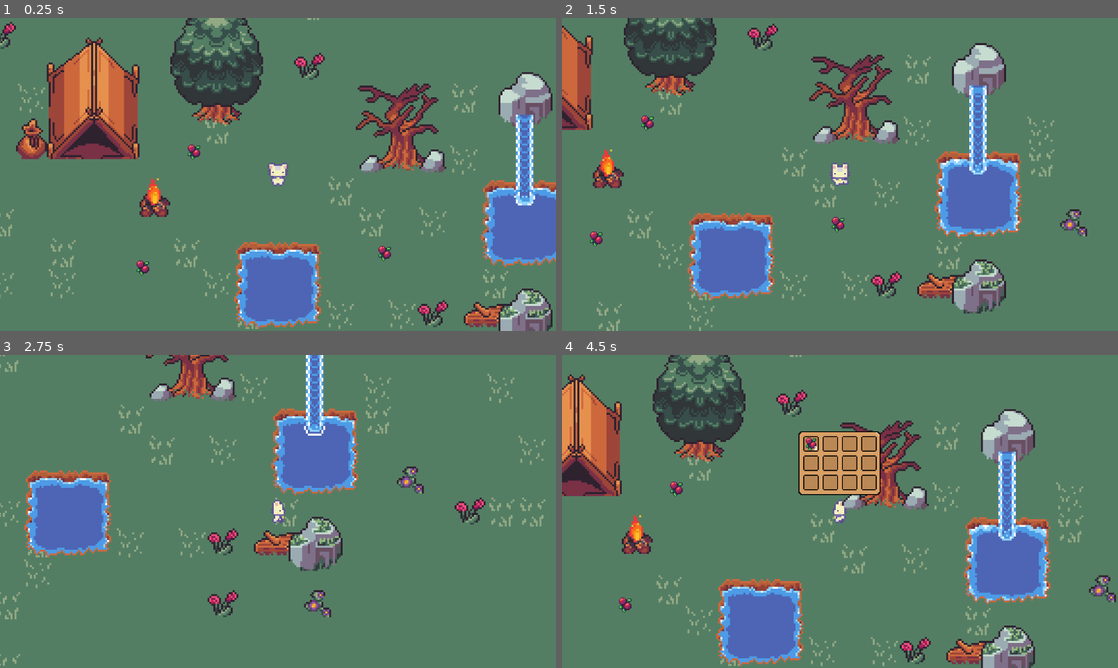
Above: before the commit, frames 1-4 (two rows, left to right).
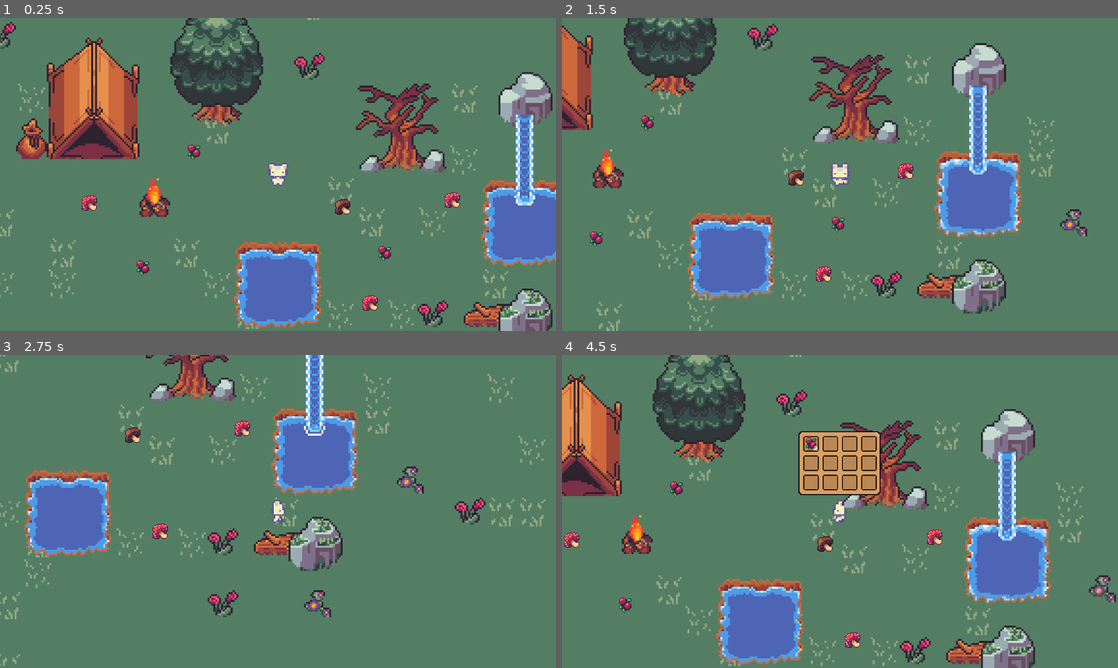
Above: after the commit, the same moments.

Repository: emmadilemma320/EdenEmGame
Game: Godot game, scene res://Scenes/world.tscn
Same seed, same stepped clock (60 frames per second), same inputs: the game is played once before the commit and once after it.
Inputs:
- Up to frame 1 (0.25 s): no input
- Up to frame 2 (1.5 s): hold D (move_right) 0.53-1.28 s; hold S (move_down) from 1.28 s (still down)
- Up to frame 3 (2.75 s): release S (move_down) at 2.03 s; hold D (move_right) from 2.03 s (still down)
- Up to frame 4 (4.5 s): release D (move_right) at 2.78 s; hold W (move_up) 2.78-3.53 s; hold A (move_left) from 3.53 s (still down); tap I (open_inventory) at 4.15 s

The runs differ from the first frame. In frame 1, 0.5% of the frame differs, in the area x 14-83%, y 55-94%; in frame 2, 0.4%; in frame 3, 0.4%; in frame 4, 0.5%.

Commit message:
CollectableItem 2DNode Type
Added a CollectableItem 2DNode Type to make it easier to add collectables, as well as step-by-step instructions on how to add new collectables.

Diff:
--- /dev/null
+++ b/Resources/Inventory/Collectables/amanita.tres
@@ -0,0 +1,15 @@
+[gd_resource type="Resource" script_class="InventoryCollectable" load_steps=4 format=3 uid="uid://nyb6xna0ht8f"]
+
+[ext_resource type="Script" uid="uid://4tdjcv0tju4u" path="res://Scripts/Inventory/inventory_collectable.gd" id="1_joxf1"]
+[ext_resource type="Texture2D" uid="uid://bi1h2daaue5u1" path="res://Assets/Items/Tiny Wonder Forest items&objects/objects.png" id="2_xu7wu"]
+
+[sub_resource type="AtlasTexture" id="AtlasTexture_kygen"]
+atlas = ExtResource("2_xu7wu")
+region = Rect2(64, 32, 18, 18)
+margin = Rect2(1, 1, 0, 0)
+
+[resource]
+script = ExtResource("1_joxf1")
+name = "amanita"
+texture = SubResource("AtlasTexture_kygen")
+metadata/_custom_type_script = "uid://4tdjcv0tju4u"
--- a/Resources/Inventory/Collectables/berry.tres
+++ b/Resources/Inventory/Collectables/berry.tres
@@ -1,15 +1,15 @@
 [gd_resource type="Resource" script_class="InventoryCollectable" load_steps=4 format=3 uid="uid://dd43r8tv6ltxe"]
 
-[ext_resource type="Script" uid="uid://4tdjcv0tju4u" path="res://Scripts/Inventory/inventory_collectable.gd" id="1_5haky"]
-[ext_resource type="Texture2D" uid="uid://bi1h2daaue5u1" path="res://Assets/Items/Tiny Wonder Forest items&objects/objects.png" id="2_5haky"]
+[ext_resource type="Script" uid="uid://4tdjcv0tju4u" path="res://Scripts/Inventory/inventory_collectable.gd" id="1_gmey1"]
+[ext_resource type="Texture2D" uid="uid://bi1h2daaue5u1" path="res://Assets/Items/Tiny Wonder Forest items&objects/objects.png" id="2_4rhjy"]
 
 [sub_resource type="AtlasTexture" id="AtlasTexture_44jky"]
-atlas = ExtResource("2_5haky")
+atlas = ExtResource("2_4rhjy")
 region = Rect2(17, 32, 15, 17)
 margin = Rect2(0, 1, 0, 0)
 
 [resource]
-script = ExtResource("1_5haky")
-name = ""
+script = ExtResource("1_gmey1")
+name = "berry"
 texture = SubResource("AtlasTexture_44jky")
 metadata/_custom_type_script = "uid://4tdjcv0tju4u"
--- /dev/null
+++ b/Resources/Inventory/Collectables/brown_mushroom.tres
@@ -0,0 +1,15 @@
+[gd_resource type="Resource" script_class="InventoryCollectable" load_steps=4 format=3 uid="uid://c0d3t84xdr1mh"]
+
+[ext_resource type="Script" uid="uid://4tdjcv0tju4u" path="res://Scripts/Inventory/inventory_collectable.gd" id="1_184s3"]
+[ext_resource type="Texture2D" uid="uid://bi1h2daaue5u1" path="res://Assets/Items/Tiny Wonder Forest items&objects/objects.png" id="2_2as2n"]
+
+[sub_resource type="AtlasTexture" id="AtlasTexture_r51aw"]
+atlas = ExtResource("2_2as2n")
+region = Rect2(48, 32, 17, 18)
+margin = Rect2(1, 1, 0, 0)
+
+[resource]
+script = ExtResource("1_184s3")
+name = "brown mushroom"
+texture = SubResource("AtlasTexture_r51aw")
+metadata/_custom_type_script = "uid://4tdjcv0tju4u"
--- /dev/null
+++ b/Scenes/Inventory/Collectables/amanita.tscn
@@ -0,0 +1,22 @@
+[gd_scene load_steps=4 format=3 uid="uid://cuvkdvt7q060h"]
+
+[ext_resource type="Script" uid="uid://dvp361th811cc" path="res://Scripts/Inventory/Collectables/amanita.gd" id="1_pb3xs"]
+[ext_resource type="Texture2D" uid="uid://bi1h2daaue5u1" path="res://Assets/Items/Tiny Wonder Forest items&objects/objects.png" id="2_drmfi"]
+
+[sub_resource type="CircleShape2D" id="CircleShape2D_x0a6e"]
+radius = 15.0
+
+[node name="Amanita" type="Area2D"]
+script = ExtResource("1_pb3xs")
+
+[node name="Sprite2D" type="Sprite2D" parent="."]
+position = Vector2(0, 1)
+scale = Vector2(2, 2)
+texture = ExtResource("2_drmfi")
+region_enabled = true
+region_rect = Rect2(64, 32, 16, 16)
+
+[node name="CollisionShape2D" type="CollisionShape2D" parent="."]
+shape = SubResource("CircleShape2D_x0a6e")
+
+[connection signal="body_entered" from="." to="." method="_on_body_entered"]
--- /dev/null
+++ b/Scenes/Inventory/Collectables/brown_mushroom.tscn
@@ -0,0 +1,23 @@
+[gd_scene load_steps=4 format=3 uid="uid://cn57b6aygbfid"]
+
+[ext_resource type="Script" uid="uid://0ejbppbifyc2" path="res://Scripts/Inventory/Collectables/brown_mushroom.gd" id="1_58olg"]
+[ext_resource type="Texture2D" uid="uid://bi1h2daaue5u1" path="res://Assets/Items/Tiny Wonder Forest items&objects/objects.png" id="2_58olg"]
+
+[sub_resource type="CircleShape2D" id="CircleShape2D_mnx8w"]
+radius = 15.0
+
+[node name="BrownMushroom" type="Area2D"]
+script = ExtResource("1_58olg")
+metadata/_custom_type_script = "uid://xj01qcntyrh3"
+
+[node name="Sprite2D" type="Sprite2D" parent="."]
+position = Vector2(0, 1)
+scale = Vector2(2, 2)
+texture = ExtResource("2_58olg")
+region_enabled = true
+region_rect = Rect2(48, 32, 16, 16)
+
+[node name="CollisionShape2D" type="CollisionShape2D" parent="."]
+shape = SubResource("CircleShape2D_mnx8w")
+
+[connection signal="body_entered" from="." to="." method="_on_body_entered"]
--- a/Scenes/Inventory/inventory_ui_slot.tscn
+++ b/Scenes/Inventory/inventory_ui_slot.tscn
@@ -27,6 +27,7 @@
 scale = Vector2(0.85, 0.85)
 
 [node name="stack_count" type="Label" parent="CenterContainer/Panel"]
+visible = false
 custom_minimum_size = Vector2(20, 15)
 layout_mode = 0
 offset_left = -1.0
--- a/Scenes/world.tscn
+++ b/Scenes/world.tscn
@@ -1,8 +1,10 @@
-[gd_scene load_steps=4 format=4 uid="uid://ipbfxfjjual0"]
+[gd_scene load_steps=6 format=4 uid="uid://ipbfxfjjual0"]
 
 [ext_resource type="PackedScene" uid="uid://cgkys2yocbk4n" path="res://Scenes/player.tscn" id="1_a02cp"]
 [ext_resource type="TileSet" uid="uid://qavwmbkuyrlo" path="res://Resources/Ground_Terrain(64x64size).tres" id="1_go701"]
 [ext_resource type="PackedScene" uid="uid://duspkatahqr5f" path="res://Scenes/Inventory/Collectables/berry.tscn" id="3_5a7ea"]
+[ext_resource type="PackedScene" uid="uid://cuvkdvt7q060h" path="res://Scenes/Inventory/Collectables/amanita.tscn" id="4_8j60k"]
+[ext_resource type="PackedScene" uid="uid://cn57b6aygbfid" path="res://Scenes/Inventory/Collectables/brown_mushroom.tscn" id="6_5ukr8"]
 
 [node name="World" type="Node2D"]
 
@@ -28,11 +30,26 @@
 tile_map_data = PackedByteArray("AAALAAUAAAADAAIAAAAMAAYAAAAFAAAAAAAKAAYAAAAEAAAAAAABAAQAAAAGAAYAAAD//wUAAAAJAAgAAAADAAcAAAANAAMAAAAFAAMAAAAAAAUAAAAOAAsAAAAIAAIAAAAPAAsAAAAGAAIAAAA=")
 tile_set = ExtResource("1_go701")
 
-[node name="Berry" parent="." instance=ExtResource("3_5a7ea")]
-position = Vector2(399, 280)
+[node name="Collectables" type="Node2D" parent="."]
+position = Vector2(454, 415)
 
-[node name="Berry2" parent="." instance=ExtResource("3_5a7ea")]
-position = Vector2(794, 490)
+[node name="Berry" parent="Collectables" instance=ExtResource("3_5a7ea")]
+position = Vector2(-55, -135)
 
-[node name="Berry3" parent="." instance=ExtResource("3_5a7ea")]
-position = Vector2(293, 520)
+[node name="Berry2" parent="Collectables" instance=ExtResource("3_5a7ea")]
+position = Vector2(340, 75)
+
+[node name="Berry3" parent="Collectables" instance=ExtResource("3_5a7ea")]
+position = Vector2(-161, 105)
+
+[node name="Amanita" parent="Collectables" instance=ExtResource("4_8j60k")]
+position = Vector2(-271, -30)
+
+[node name="Amanita2" parent="Collectables" instance=ExtResource("4_8j60k")]
+position = Vector2(481, -36)
+
+[node name="Amanita3" parent="Collectables" instance=ExtResource("4_8j60k")]
+position = Vector2(311, 177)
+
+[node name="BrownMushroom" parent="Collectables" instance=ExtResource("6_5ukr8")]
+position = Vector2(254, -22)
--- /dev/null
+++ b/Scripts/Inventory/Collectables/amanita.gd
@@ -0,0 +1,8 @@
+extends Area2D
+
+@export var inventory_self: InventoryCollectable = preload("res://Resources/Inventory/Collectables/amanita.tres")
+
+func _on_body_entered(body: Node2D) -> void:
+	print("i won't have mush-room in my pack!")
+	body.collect(inventory_self)
+	queue_free()
--- /dev/null
+++ b/Scripts/Inventory/Collectables/brown_mushroom.gd
@@ -0,0 +1,5 @@
+extends CollectableItem
+
+func _ready() -> void:
+	inventory_self = preload("res://Resources/Inventory/Collectables/brown_mushroom.tres")
+	collection_message = "brown mushroom"
--- /dev/null
+++ b/Scripts/Inventory/collectable_item.gd
@@ -0,0 +1,10 @@
+class_name CollectableItem extends Area2D
+
+@export var inventory_self: InventoryCollectable
+@export var collection_message: String
+
+
+func _on_body_entered(body: Node2D) -> void:
+	print(collection_message)
+	body.collect(inventory_self)
+	queue_free()
--- a/Scripts/Inventory/inventory.gd
+++ b/Scripts/Inventory/inventory.gd
@@ -17,11 +17,9 @@
 		#		if i > itemslots.size()
 					#break (?)
 		itemslots[0].amount += 1
-		print("added item to existing stack in inventory")
 	else:
 		var emptyslots = slots.filter(func(slot): return slot.item == null) # amount == 0?
 		if !emptyslots.is_empty():
-			print("added item to new stack in inventory")
 			emptyslots[0].item = item
 			emptyslots[0].amount = 1
 		else:
--- a/Scripts/Inventory/inventory_ui.gd
+++ b/Scripts/Inventory/inventory_ui.gd
@@ -22,7 +22,6 @@
 
 func update_slots():
 	for i in range(min(inventory.slots.size(), slots.size())):
-		print("updating slot ", i)
 		slots[i].update(inventory.slots[i])
 
 func open():
--- a/Scripts/Inventory/inventory_ui_slot.gd
+++ b/Scripts/Inventory/inventory_ui_slot.gd
@@ -10,6 +10,6 @@
 	else:
 		item_visual.visible = true
 		item_visual.texture = slot.item.texture
-		#if slot.amount != 1:
-		amount_text.visible = true
-		amount_text.text = str(slot.amount)
+		if slot.amount > 1:
+			amount_text.visible = true
+			amount_text.text = str(slot.amount)
--- a/Scripts/character_body_2d.gd
+++ b/Scripts/character_body_2d.gd
@@ -41,5 +41,4 @@
 	move_and_slide()
 
 func collect(item):
-	print("reached")
 	inventory.insert(item)
Not shown, changed: Documentation/CollectableList.txt
Not shown, changed: Documentation/DesignDoc.txt
Not shown, changed: Documentation/InventoryLayout.txt
Not shown, added: Scripts/Inventory/Collectables/amanita.gd.uid
Not shown, added: Scripts/Inventory/Collectables/brown_mushroom.gd.uid
Not shown, added: Scripts/Inventory/collectable_item.gd.uid
